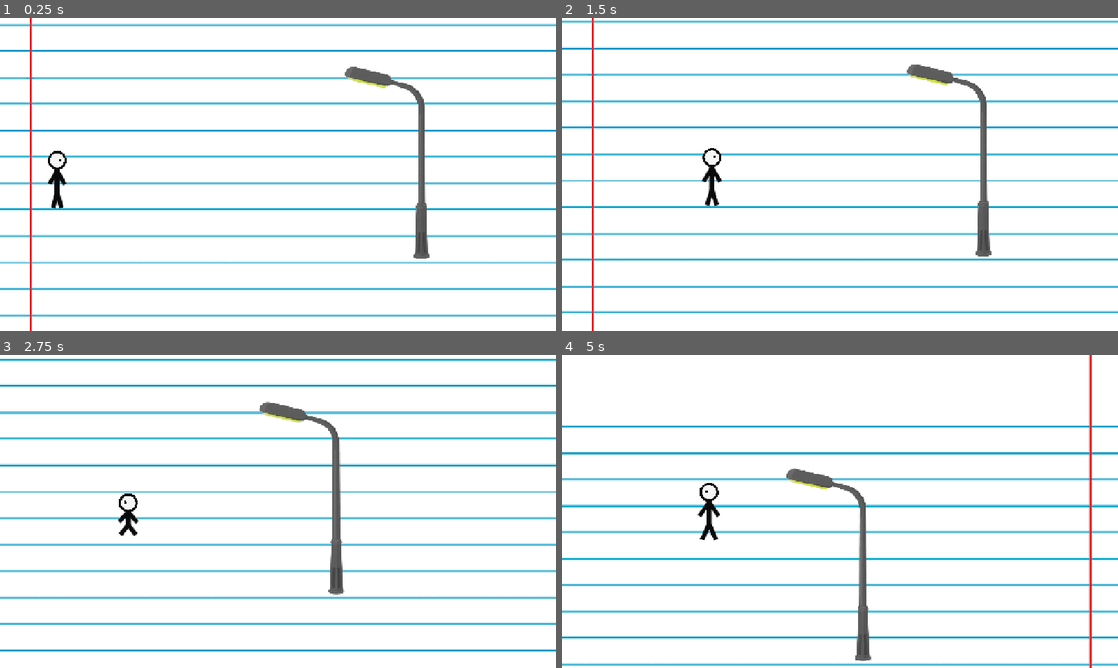
Above: before the commit, frames 1-4 (two rows, left to right).
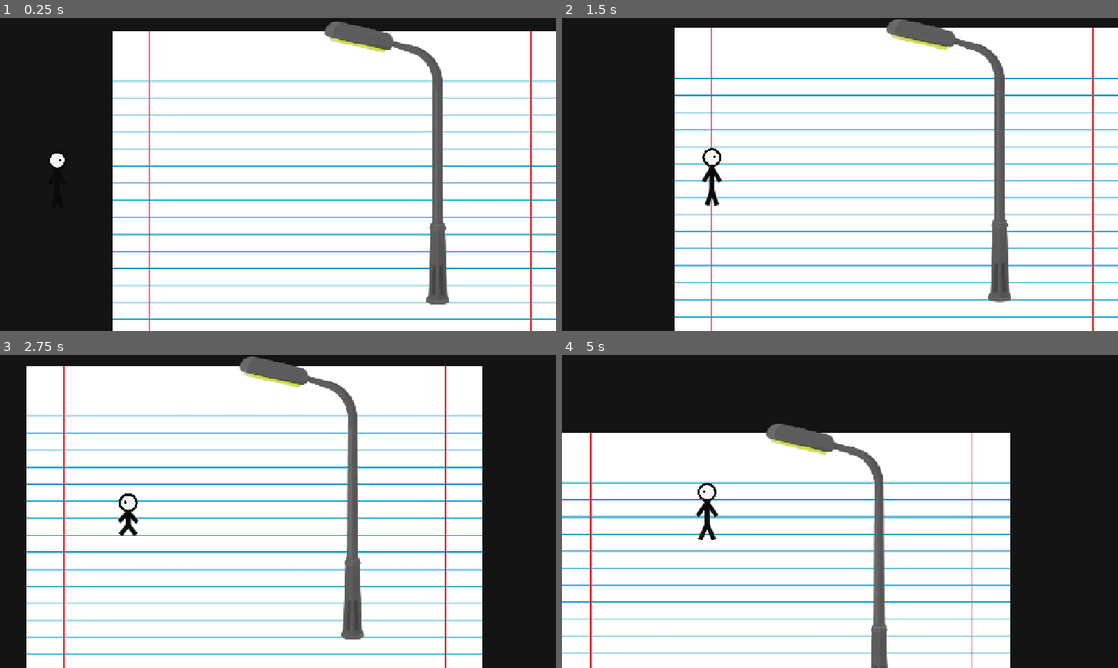
Above: after the commit, the same moments.

Repository: zamuuk13-sketch/TRY-HACKING-ME-NEW-
Game: Godot game, scene res://scenes/main.tscn
Two runs of this game, one before a commit and one after it. Both use one fixed random seed, a clock stepped at 60 frames per second and the inputs below.
Inputs:
- Up to frame 1 (0.25 s): no input
- Up to frame 2 (1.5 s): hold C (crouch) 0.53-1.28 s; hold D (move_right) from 0.53 s (still down); tap Space (jump) at 0.77 s; tap Shift at 1.35 s
- Up to frame 3 (2.75 s): tap Space (jump) at 1.52 s; release D (move_right) at 2.03 s; hold A (move_left) from 2.03 s (still down); hold C (crouch) from 2.03 s (still down)
- Up to frame 4 (5 s): release A (move_left) at 2.78 s; release C (crouch) at 2.78 s; hold D (move_right) 2.78-4.28 s; tap Shift at 2.85, 4.35 s; tap Space (jump) at 3.02, 3.77, 4.52 s; hold C (crouch) 3.53-4.28 s; hold A (move_left) from 4.28 s (still down)

The runs differ from the first frame. In frame 1, 41% of the frame differs, in the area x 0-100%, y 0-100%; in frame 2, 41%; in frame 3, 40%; in frame 4, 55%.

Commit message:
Update main.tscn

Diff:
--- a/scenes/main.tscn
+++ b/scenes/main.tscn
@@ -10,7 +10,7 @@
 size = Vector2(1100, 80)
 
 [sub_resource type="RectangleShape2D" id="Rectangle_pole"]
-size = Vector2(2, 70)
+size = Vector2(8, 250)
 
 [sub_resource type="RectangleShape2D" id="Rectangle_exit"]
 size = Vector2(40, 160)
@@ -27,13 +27,10 @@
 [node name="PaperBackground" type="Sprite2D" parent="World"]
 texture = ExtResource("4_paper")
 position = Vector2(550, 360)
-scale = Vector2(1.622, 1.552)
-z_index = 0
-visible = true
-modulate = Color(1, 1, 1, 1)
+z_index = -100
 texture_filter = 1
 metadata/runtime_path = "World.Level01.Environment.PaperBackground"
-metadata/description = "Papel PNG usado diretamente como fundo da Fase 01."
+metadata/description = "PNG de papel usado como fundo real da fase."
 
 [node name="Ground" type="StaticBody2D" parent="World"]
 position = Vector2(550, 430)
@@ -47,17 +44,13 @@
 
 [node name="StreetPole_07" type="StaticBody2D" parent="World/Level01/Environment"]
 position = Vector2(620, 330)
-z_index = 20
+z_index = 10
 metadata/runtime_path = "World.Level01.Environment.StreetPole_07"
-metadata/description = "Poste PNG sem fundo da Fase 01."
+metadata/description = "Poste PNG sem fundo que bloqueia o caminho até ser manipulado pelo runtime."
 
 [node name="Sprite2D" type="Sprite2D" parent="World/Level01/Environment/StreetPole_07"]
 texture = ExtResource("5_pole")
 position = Vector2(0, 0)
-scale = Vector2(0.68, 0.68)
-z_index = 20
-visible = true
-modulate = Color(1, 1, 1, 1)
 texture_filter = 1
 
 [node name="CollisionShape2D" type="CollisionShape2D" parent="World/Level01/Environment/StreetPole_07"]
@@ -67,7 +60,7 @@
 [node name="LeftBoundary" type="StaticBody2D" parent="World/Level01"]
 position = Vector2(25, 360)
 metadata/runtime_path = "World.Level01.LeftBoundary"
-metadata/description = "Barreira invisível da lateral esquerda."
+metadata/description = "Barreira invisível que impede o jogador de sair pela lateral esquerda da fase."
 
 [node name="CollisionShape2D" type="CollisionShape2D" parent="World/Level01/LeftBoundary"]
 shape = SubResource("Rectangle_left_boundary")
@@ -76,7 +69,7 @@
 position = Vector2(1030, 350)
 monitoring = true
 metadata/runtime_path = "World.Level01.Level01Exit"
-metadata/description = "Zona de saída da Fase 01."
+metadata/description = "Zona lógica além do lado direito da fase."
 
 [node name="CollisionShape2D" type="CollisionShape2D" parent="World/Level01/Level01Exit"]
 shape = SubResource("Rectangle_exit")
Not shown: 1 places in scenes/main.tscn that only renumber resources
